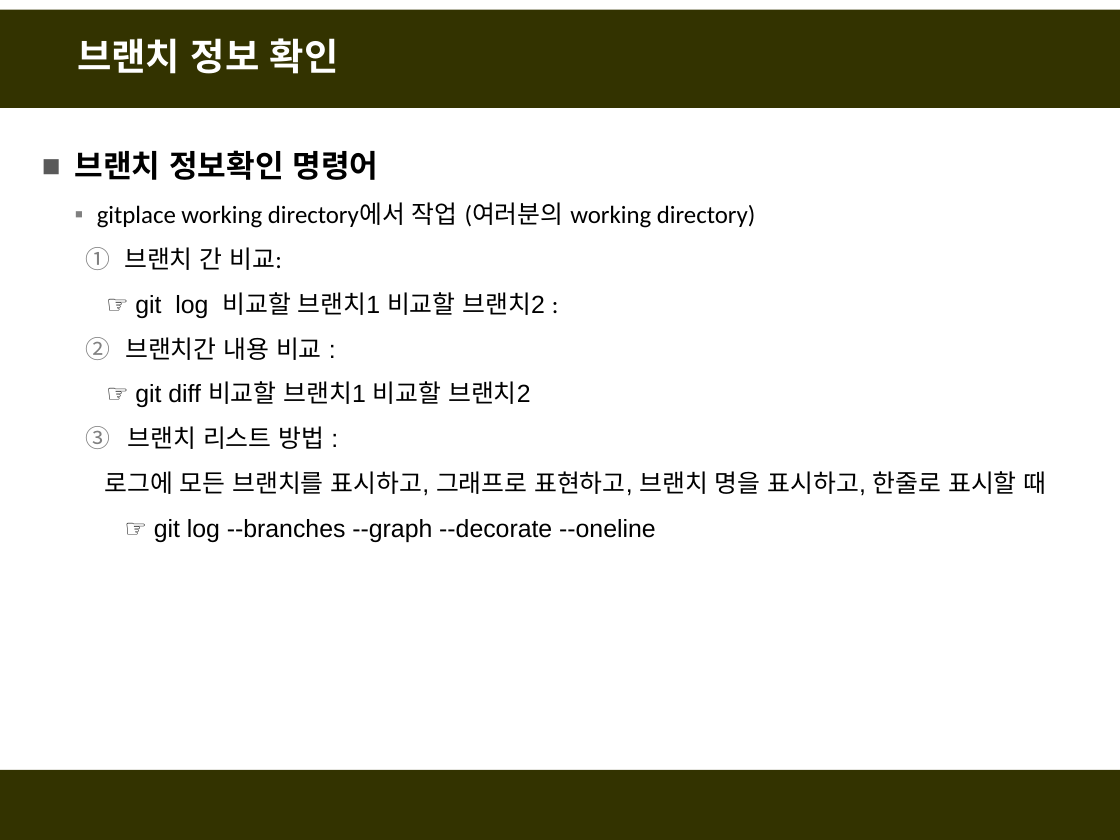
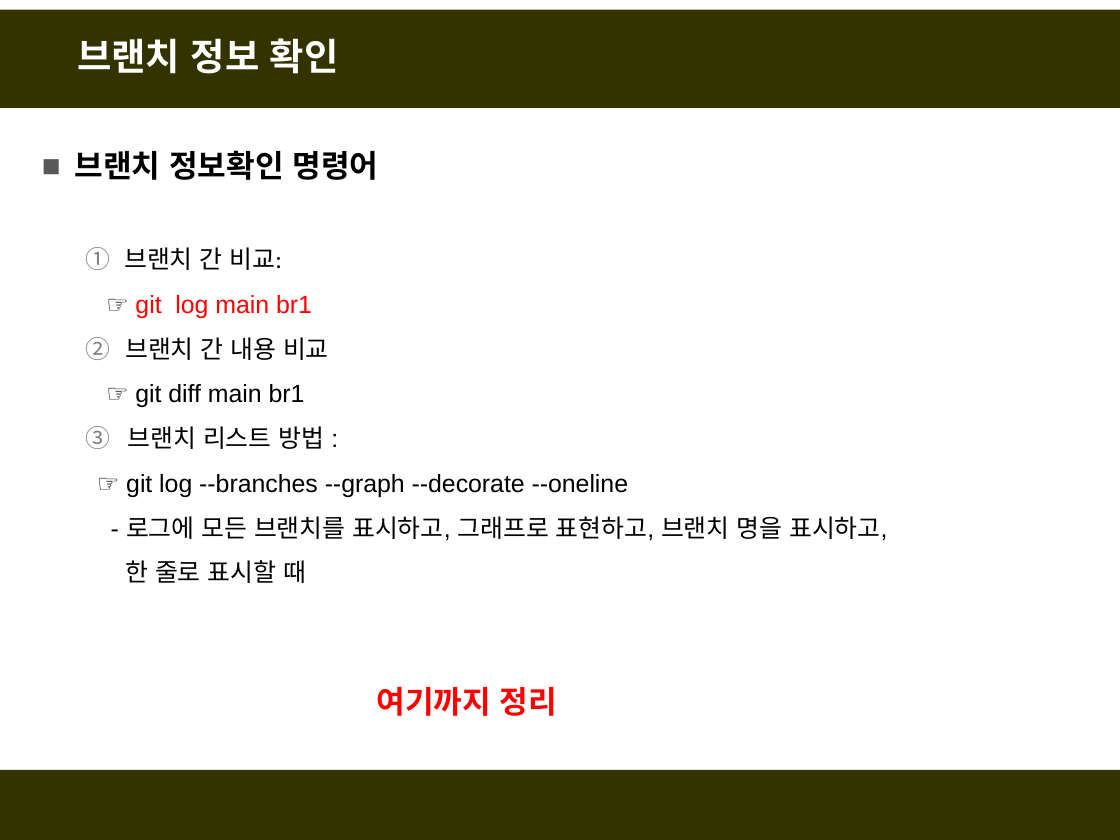
Before and after one commit to fasthill/github-lecture, a slide deck: slide 27 of git및github첫걸음.pptx (slide 23 before the commit). Drawn at 1120x840 pixels with LibreOffice and Linux fonts; fonts in the diff are those of the drawing. Boxes give left, top, right and bottom in pixels: in the first picture for what was removed or moved away, otherwise in the second. Text is boxed around its words. In the diff, an @@ line names an element or a change of style, - is before the commit and + after.

```diff
--- a/git및github첫걸음.pptx
+++ b/git및github첫걸음.pptx
@@ text at [97,202,756,228]: paragraph removed @@
-  ▪ gitplace working directory에서 작업 (여러분의 working directory)
@@ text at [125,295,329,407]: text changed @@
-  ☞ git log 비교할 브랜치1 비교할 브랜치2 :
-  2. 브랜치간 내용 비교 :
-  ☞ git diff 비교할 브랜치1 비교할 브랜치2
+  ☞ git log main br1
+  2. 브랜치 간 내용 비교
+  ☞ git diff main br1
@@ text at [104,471,1047,496]: paragraph removed @@
-로그에 모든 브랜치를 표시하고, 그래프로 표현하고, 브랜치 명을 표시하고, 한줄로 표시할 때
@@ text at [125,516,887,583]: paragraphs added @@
+- 로그에 모든 브랜치를 표시하고, 그래프로 표현하고, 브랜치 명을 표시하고,
+한 줄로 표시할 때
@@ text added at [377,687,557,716], 20 pt, text #FF0000, bold @@
+여기까지 정리
```
Also in this commit, not shown: 12 other slides changed, 4 slides added.
